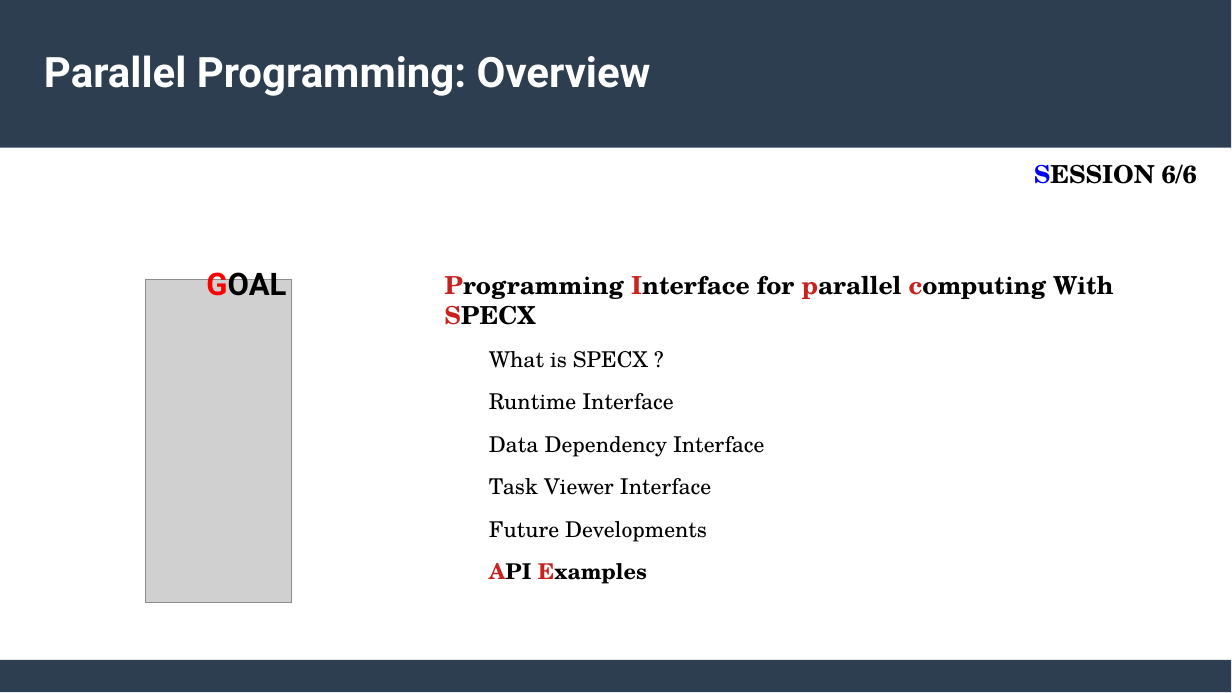
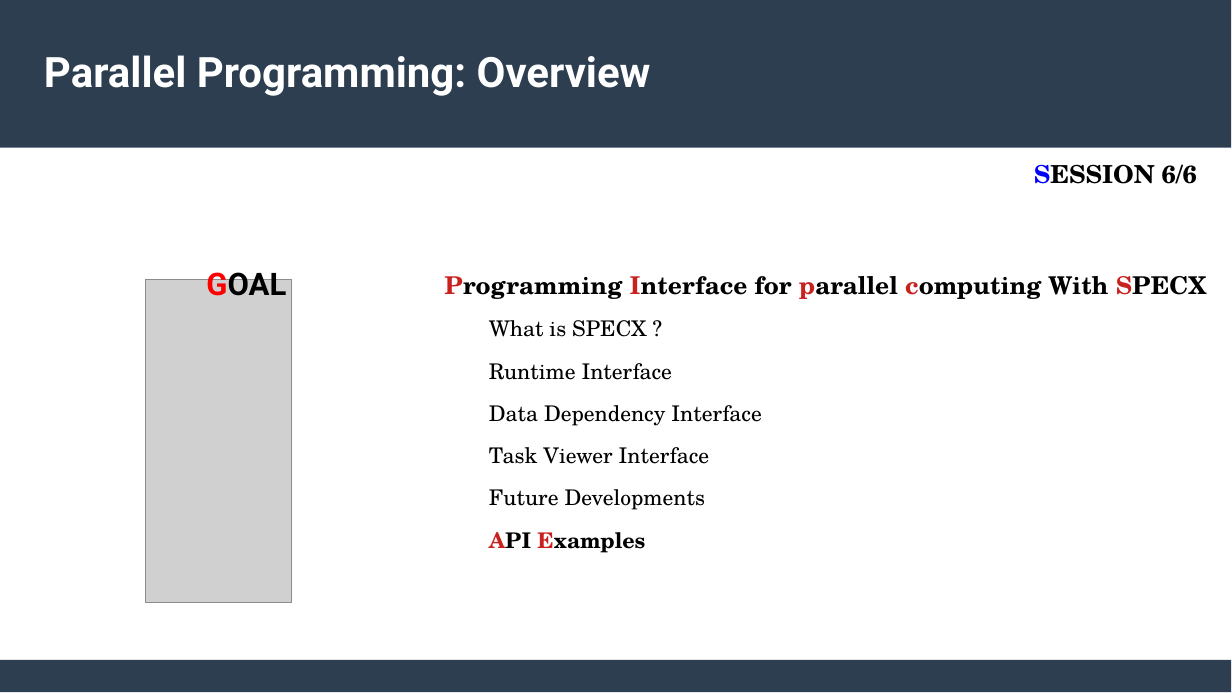
Before and after one commit to feelpp/parallel-programming, a slide deck: slide 2 of docs/modules/ROOT/assets/attachments/Session6_ParallelProgramming_Specx.pptx. Drawn at 1232x693 pixels with LibreOffice and Linux fonts; fonts in the diff are those of the drawing; grey boxes stand for pictures. Boxes give left, top, right and bottom in pixels: in the first picture for what was removed or moved away, otherwise in the second. Text is boxed around its words. In the diff, an @@ line names an element or a change of style, - is before the commit and + after.

Commit message:
Update ppt Specx

```diff
--- a/docs/modules/ROOT/assets/attachments/Session6_ParallelProgramming_Specx.pptx
+++ b/docs/modules/ROOT/assets/attachments/Session6_ParallelProgramming_Specx.pptx
@@ text "Programming Interface for parallel computing ..." at (444, 276, 1206, 553): size 16 to 15.8 pt in "Programming Interface for parallel computing With SPECX"; size 14 to 13.9 pt in "What is SPECX ?", "Runtime Interface", "Data Dependency Interface", "Task Viewer Interface" and 2 more places @@
```
Also in this commit, not shown: 7 other slides changed, 4 slides added, 1 slide removed, 1 other file.
